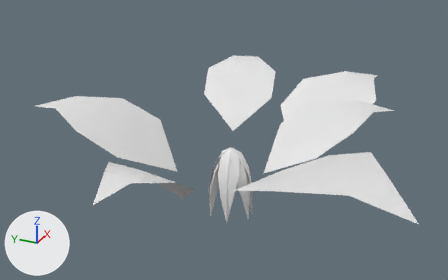
The OBJ model game/assets/models/plants/SM_Plant_SpikemossMat_Leaf.obj: old version first, new version second.
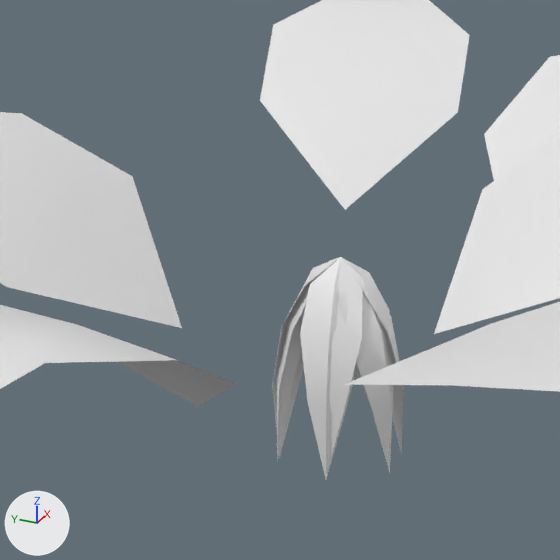
Old and new are each drawn whole from a camera (50 mm lens) standing at (-0.907, -0.394, 0.519) and looking at (0.056, 0.04, 0.037) and again close up on the part from 26% to 68% of the width and 21% to 90% of the height. Arrows for +X, +Y and +Z are at lower left; the lights stay in place. The first two pictures are the older version. Where no turn or scale is listed for an object, it has been applied to the vertices. Vertices at exactly the same position are counted once.

Names of what the first close-up shows: 'SM_Plant_SpikemossMat_Leaf'.
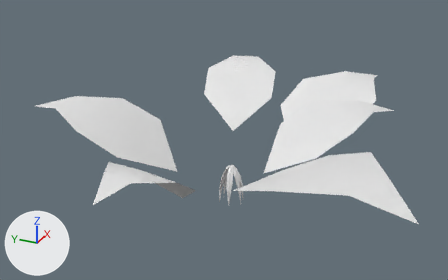
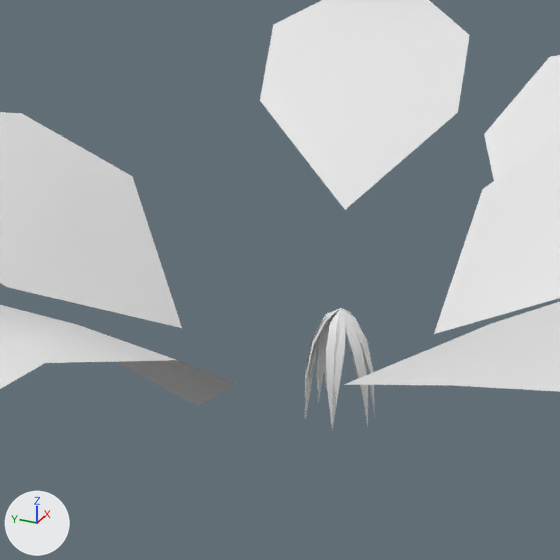
Edits to the bpy script that builds the scene:
```text
Change me_sm_plant_spikemossmat_leaf:
    used by ob_sm_plant_spikemossmat_leaf; location = (0.0, 0.0, 0.0)
    remove me_sm_plant_spikemossmat_leaf.from_pydata(...)  # 147 vertices, 168 faces; spans x -0.316..0.412, y -0.343..0.383, z -0.104..0.11
    add me_sm_plant_spikemossmat_leaf.from_pydata(...)  # 207 vertices, 240 faces; spans x -0.316..0.412, y -0.343..0.383, z -0.068..0.11
    me_sm_plant_spikemossmat_leaf part 1
    1 vertex is removed from x 0.0, y 0.0, z 0.054
    16 faces are deleted
    80 vertices move from x -0.041..0.033, y -0.04..0.046, z -0.104..0.044 to x -0.022..0.016, y -0.021..0.026, z -0.068..0.014
    61 vertices are added at x -0.004..0.02, y -0.021..0.024, z -0.058..0.02
    88 new faces join them
```

Changed parts and their boxes [x1, y1, x2, y2] in the close-ups (560 x 560 px; the box of a moved part takes in the faces that stretch with it):
'SM_Plant_SpikemossMat_Leaf', reshaped
    before: [0, 0, 560, 479]
    after: [0, 0, 560, 430]
part 1 of me_sm_plant_spikemossmat_leaf, moved or reshaped
    before: [272, 257, 404, 479]
    after: [305, 308, 375, 430]
